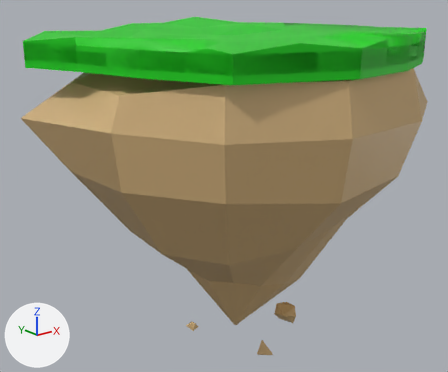
An edit to the FBX model SensCon/Assets/Models/LowPoly/Low Poly Island.fbx, drawn before and after from the same camera.
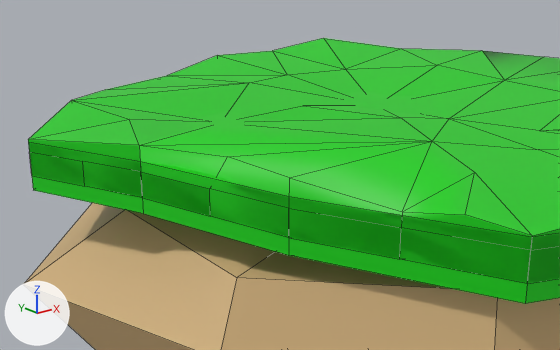
Old and new are each drawn whole from a 50 mm camera at (-37.0, -44.4, 3.9) aimed at (-0.7, 1.0, -14.2) and again close up from a 50 mm camera at (-28.5, -23.7, 7.9) aimed at (-3.7, 7.2, -4.5). Every picture has the same lights, and +X, +Y and +Z are marked at lower left. The close-ups show mesh edges as thin lines. Where no turn or scale is listed for an object, it has been applied to the vertices.

Objects in the first close-up: 'Green_platform.001', 'Green_platform.002', 'Island'.
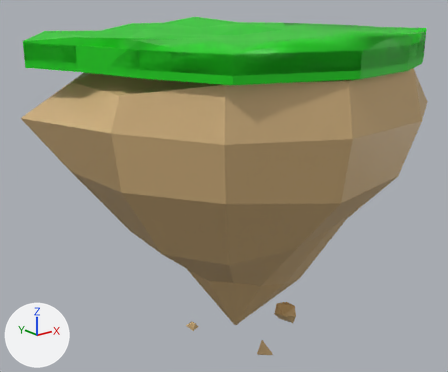
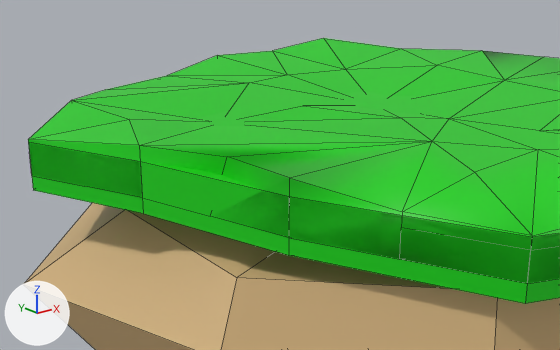
Scene script edits in JSON lines:
```json
{"block": "me_untitled_001", "where": "# used by ob_green_platform_002; location = (0.0, 0.0, 0.61)"}
{"op": "remove", "block": "me_untitled_001", "code": "me_untitled_001.from_pydata(...)  # 108 vertices, 138 faces; spans x -17.8..14.4, y -16.0..16.1, z -2.0..0.6"}
{"op": "add", "block": "me_untitled_001", "code": "me_untitled_001.from_pydata(...)  # 103 vertices, 135 faces; spans x -17.8..14.4, y -16.0..16.1, z -2.0..0.6"}
{"block": "me_untitled_001", "change": "me_untitled_001 part 1"}
{"block": "me_untitled_001", "change": "5 vertices are removed from x -16.7..-11.7, y -11.0..2.9, z -1.0..-0.3"}
{"block": "me_untitled_001", "change": "14 faces are deleted"}
{"block": "me_untitled_001", "change": "11 new faces join them"}
```

Where the change shows, as pixel boxes [x1, y1, x2, y2] in the close-ups (560 x 350 px; the box of a moved part takes in the faces that stretch with it):
```json
{"part": 1, "of": "me_untitled_001", "change": "moved or reshaped", "before": [28, 139, 560, 259], "after": [28, 139, 560, 259]}
```
